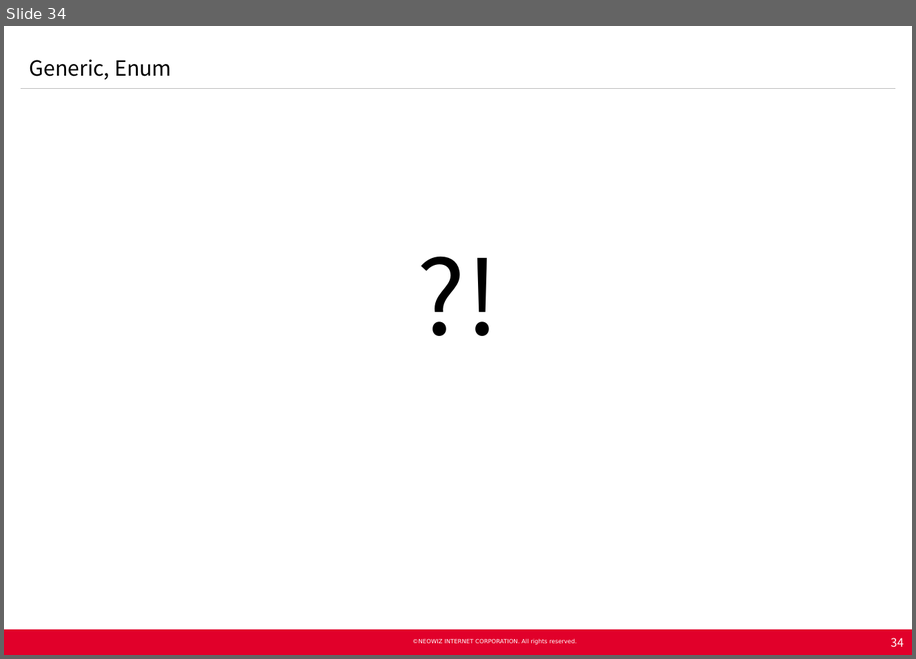
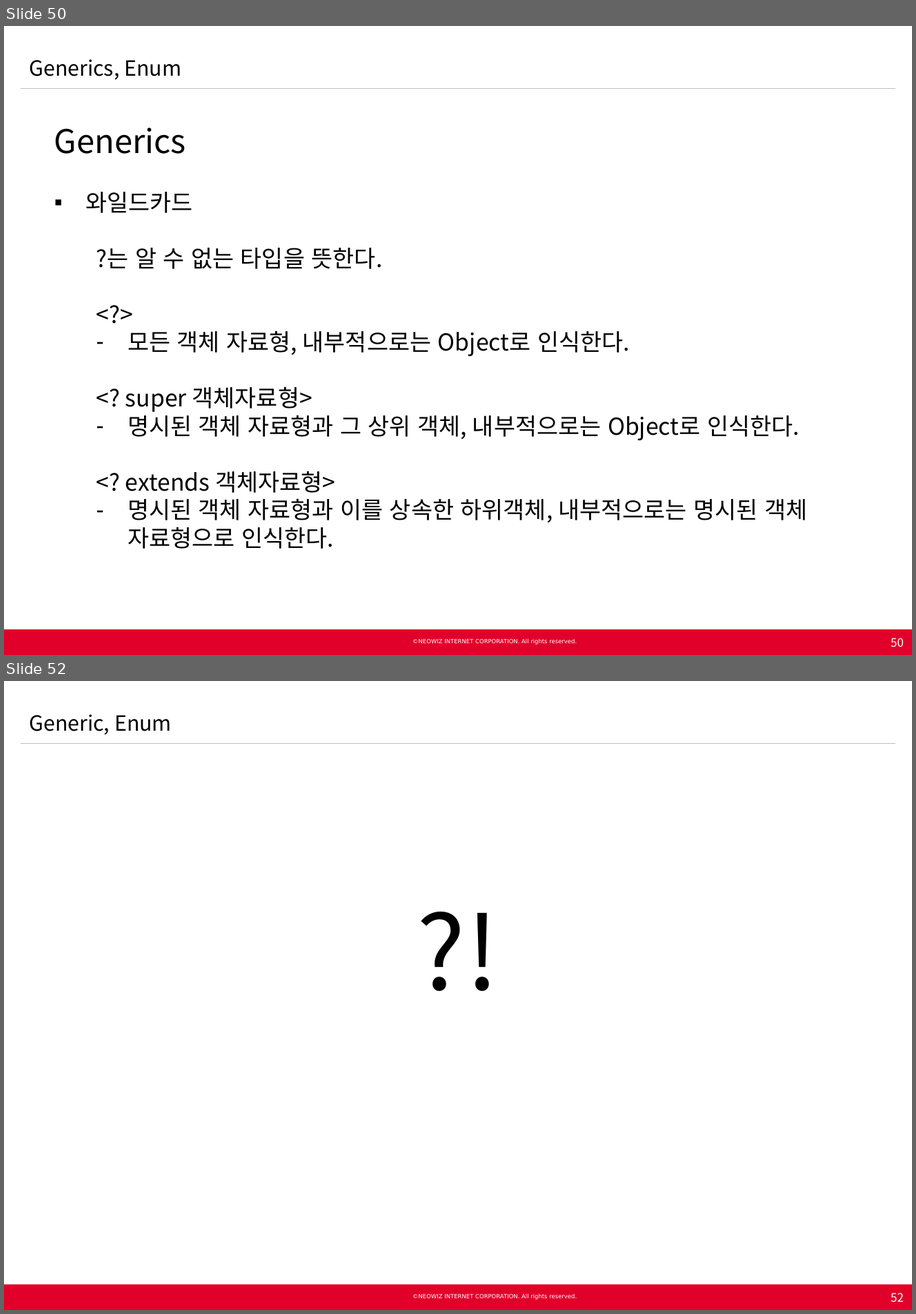
Before and after one commit to Neowizen/JavaStudy, a slide deck: Document/[2015.02.25] Java Study 2차 - Generics Enum.pptx. Shown one above the other, each under a label of ours: slide 34 before the commit, slides 50 and 52 after it; the slides between them are not shown. The pictures are 916x659 and 916x1314 pixels, drawn with LibreOffice and Linux fonts; fonts in the diff are those of the drawing; background and template pictures are left out. Boxes give left, top, right and bottom in pixels: in the first picture for what was removed or moved away, otherwise in the second. Text is boxed around its words. In the diff, an @@ line names an element or a change of style, - is before the commit and + after.

Commit message:
자바 스터디 2차 자료

```diff
--- a/Document/[2015.02.25] Java Study 2차 - Generics Enum.pptx
+++ b/Document/[2015.02.25] Java Study 2차 - Generics Enum.pptx
@@ slide 50 added at (4, 26, 912, 655), background #FFFFFF; not listed: 5 template elements that a slide beside it also shows @@
@@ text added at (29, 59, 181, 80), 18 pt, text #000000 @@
+Generics, Enum
@@ text added at (54, 127, 807, 548), 20 pt, text #000000 @@
+  Generics
+  ▪ 와일드카드
+    ?는 알 수 없는 타입을 뜻한다.
+    <?>
+    – 모든 객체 자료형, 내부적으로는 Object로 인식한다.
+    <? super 객체자료형>
+    – 명시된 객체 자료형과 그 상위 객체, 내부적으로는 Object로 인식한다.
+    <? extends 객체자료형>
+    – 명시된 객체 자료형과 이를 상속한 하위객체, 내부적으로는 명시된 객체 자료형으로 인식한다.
@@ page number added at (891, 637, 904, 647), 10 pt, text #FFFFFF @@
+50
@@ what was slide 34 is now slide 52 @@
@@ page number at (891, 1292, 904, 1302): text changed @@
-34
+52
```
Also in this commit, not shown: 29 slides changed, 18 other slides added, 1 slide removed.
